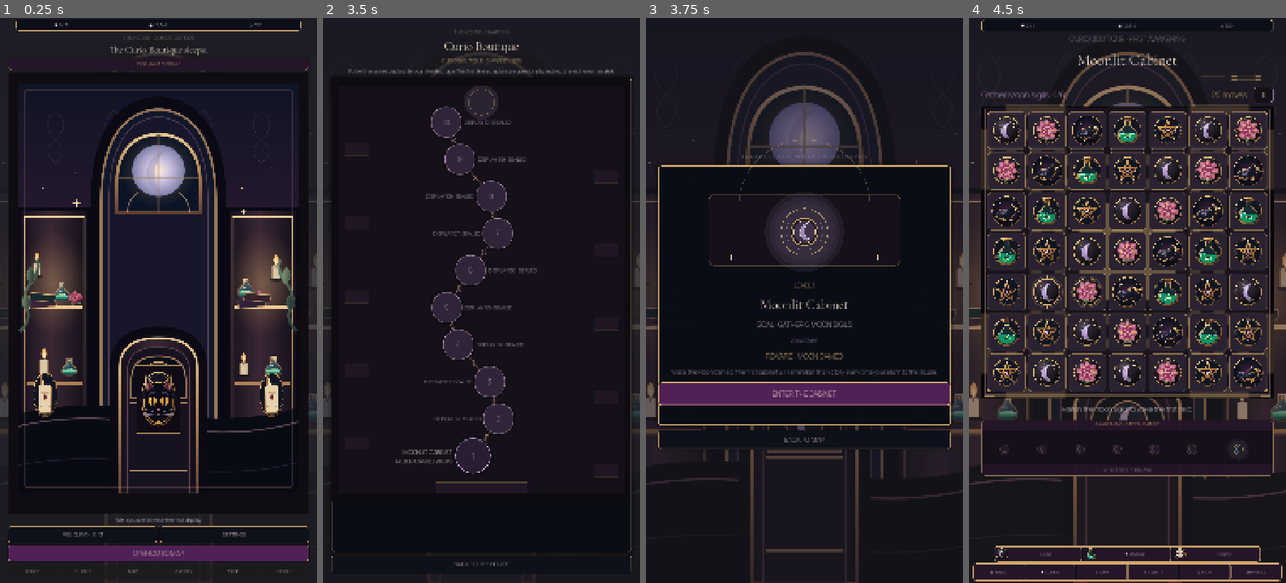
Above: before the commit, frames 1-4 (left to right).
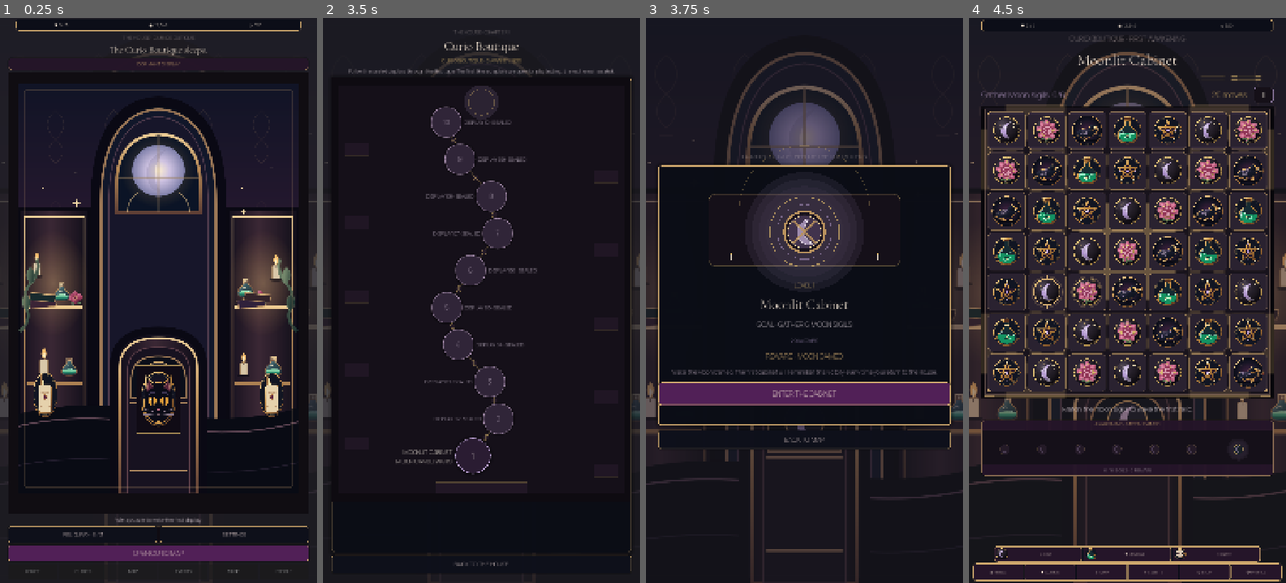
Above: after the commit, the same moments.

Repository: Jay-prodesign/akilta-match3
Game: Godot game, scene res://src/app/app_bootstrap.tscn
Two runs of this game, one before a commit and one after it. Both use one fixed random seed, a clock stepped at 60 frames per second and the inputs below.
Inputs:
- Up to frame 1 (0.25 s): no input
- Up to frame 2 (3.5 s): click "RELIQUARY · 0 / 3" at 0.5 s; click "BACK TO THE HOUSE" at 1.25 s; click "OPEN CURIO MAP" at 2 s; click "✦ CURIO BOUTIQUE Rare finds ·…" at 2.75 s
- Up to frame 3 (3.75 s): click "1" at 3.5 s
- Up to frame 4 (4.5 s): click "ENTER THE CABINET" at 4.25 s

Frames 1-2 are identical in both runs. In frame 3, 3.0% of the frame differs, in the area x 26-74%, y 21-48%; in frame 4, nothing differs.

Commit message:
polish(prestart): enlarge the featured relic illustration

Diff:
--- a/src/ui/shared/moon_cameo_ritual_view.gd
+++ b/src/ui/shared/moon_cameo_ritual_view.gd
@@ -39,7 +39,7 @@
 		glow_strength = saved_glow
 		return
 
-	var radius := min_dim * (0.24 if mode == "prestart" else 0.28)
+	var radius := min_dim * (0.36 if mode == "prestart" else 0.28)
 
 	# Reliquary/cabinet frame.
 	var frame := Rect2(size.x * 0.17, size.y * 0.09, size.x * 0.66, size.y * 0.82)
